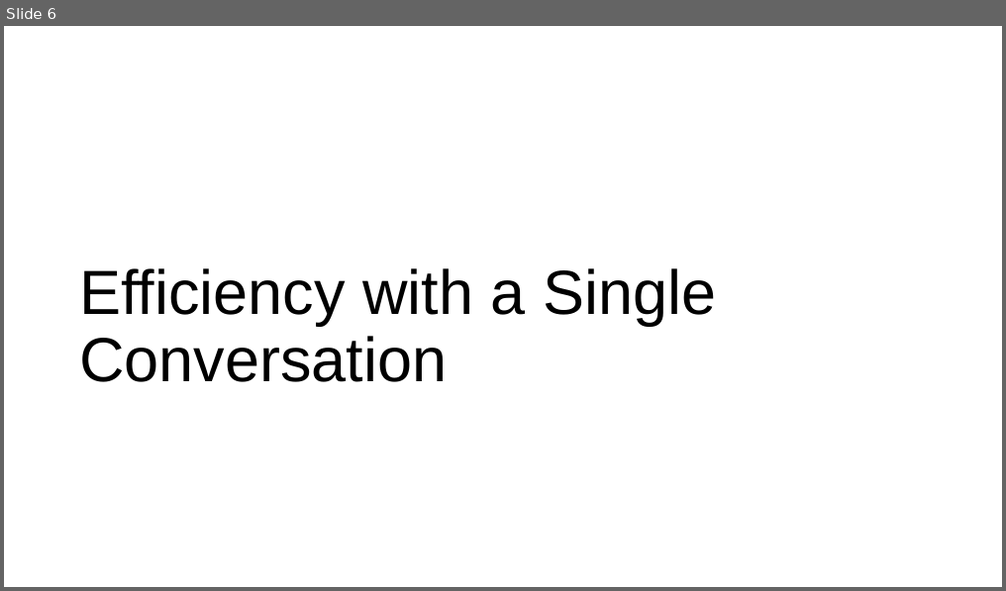
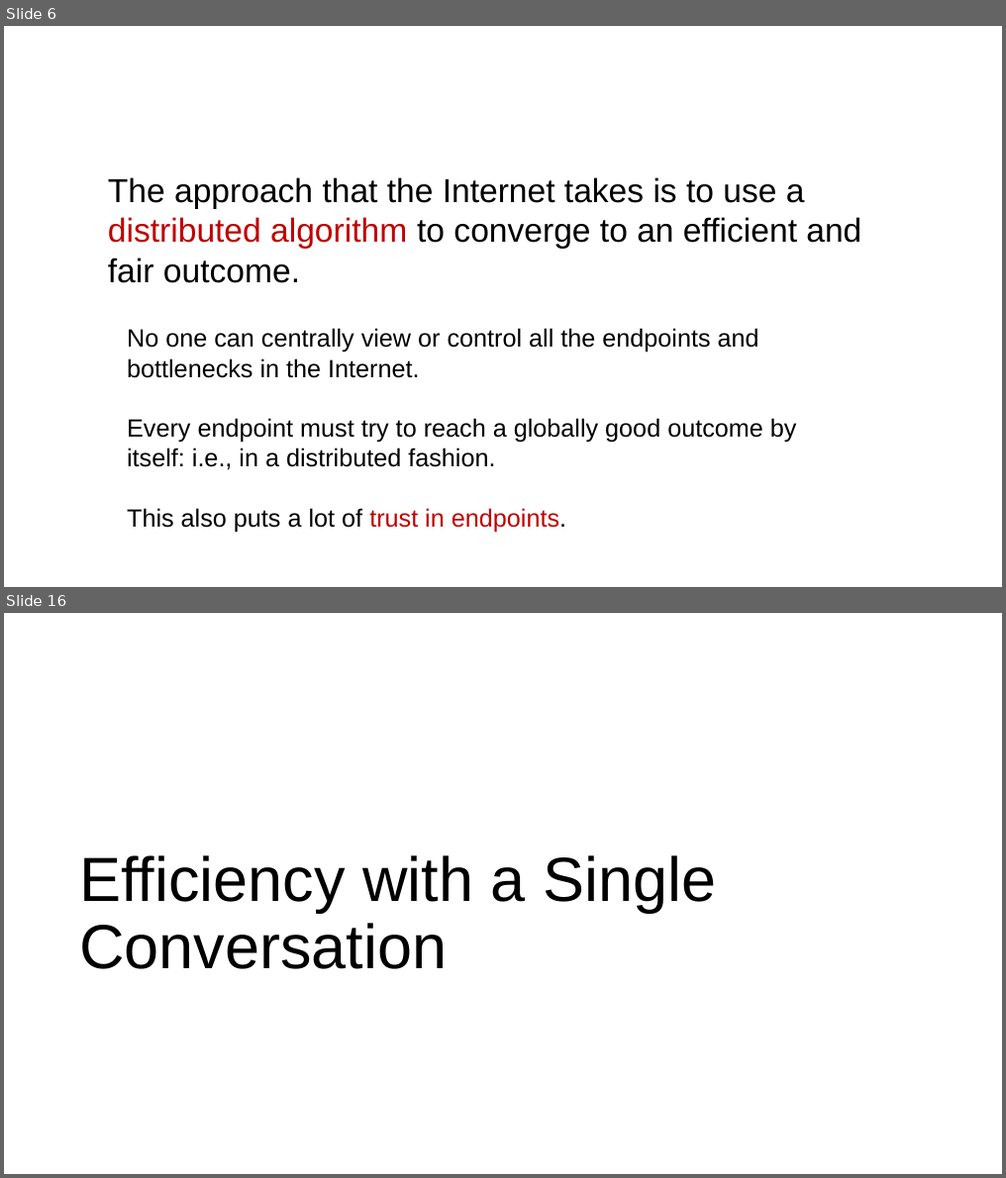
Before and after one commit to ngsrinivas/coursegen, a slide deck: ex/352-S21/staging/352-S21/lectures/transport-tcp-congestion-control-1.pptx. Shown one above the other, each under a label of ours: slide 6 before the commit, slides 6 and 16 after it; the slides between them are not shown. The pictures are 1006x591 and 1006x1178 pixels, drawn with LibreOffice and Linux fonts; fonts in the diff are those of the drawing. Boxes give left, top, right and bottom in pixels: in the first picture for what was removed or moved away, otherwise in the second. Text is boxed around its words. In the diff, an @@ line names an element or a change of style, - is before the commit and + after.

```diff
--- a/ex/352-S21/staging/352-S21/lectures/transport-tcp-congestion-control-1.pptx
+++ b/ex/352-S21/staging/352-S21/lectures/transport-tcp-congestion-control-1.pptx
@@ slide 6 added at box(4, 26, 1002, 587), background #FFFFFF @@
@@ text added at box(108, 177, 861, 283), 32 pt, text #000000 @@
+The approach that the Internet takes is to use a distributed algorithm to converge to an efficient and fair outcome.
@@ text added at box(127, 328, 797, 532), 24 pt, text #000000 @@
+No one can centrally view or control all the endpoints and bottlenecks in the Internet.
+Every endpoint must try to reach a globally good outcome by itself: i.e., in a distributed fashion.
+This also puts a lot of trust in endpoints.
@@ what was slide 6 is now slide 16 @@
```
Also in this commit, not shown: 4 slides changed, 11 other slides added, 2 slides removed, 4 other files.
